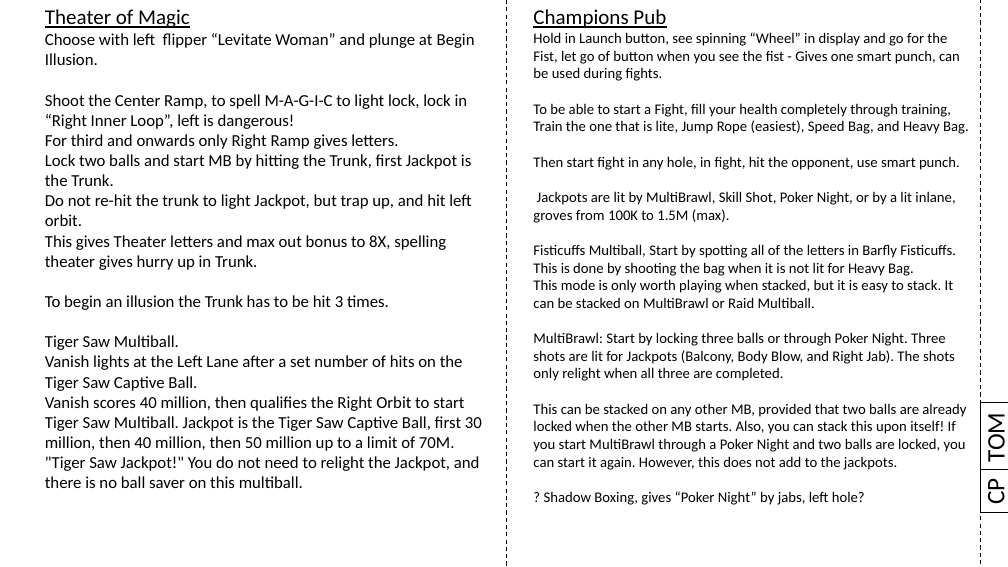
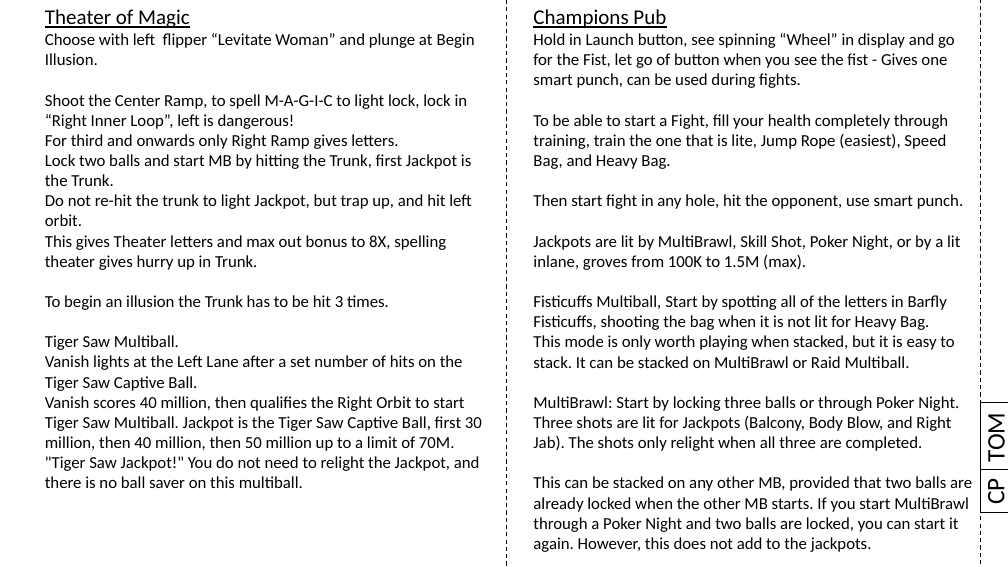
Before and after one commit to karstenbolge/PB, a slide deck: slide 23 of PB.pptx. Drawn at 1008x567 pixels with LibreOffice and Linux fonts; fonts in the diff are those of the drawing. Boxes give left, top, right and bottom in pixels: in the first picture for what was removed or moved away, otherwise in the second. Text is boxed around its words. In the diff, an @@ line names an element or a change of style, - is before the commit and + after.

Commit message:
Added

```diff
--- a/PB.pptx
+++ b/PB.pptx
@@ text at box(533, 33, 960, 451): size 14 to 16 pt in "Hold in Launch button, see spinning “Wheel” ...", "Jackpots are lit by MultiBrawl, Skill Shot, ...", "This mode is only worth playing when ...", "MultiBrawl: Start by locking three balls or ..." @@
@@ text at box(533, 114, 963, 209): text changed; size 14 to 16 pt @@
-To be able to start a Fight, fill your health completely through training,
-Train the one that is lite, Jump Rope (easiest), Speed Bag, and Heavy Bag.
-Then start fight in any hole, in fight, hit the opponent, use smart punch.
+To be able to start a Fight, fill your health completely through training, train the one that is lite, Jump Rope (easiest), Speed Bag, and Heavy Bag.
+Then start fight in any hole, hit the opponent, use smart punch.
@@ text at box(533, 295, 947, 330): text changed; size 14 to 16 pt @@
-Fisticuffs Multiball, Start by spotting all of the letters in Barfly Fisticuffs. This is done by shooting the bag when it is not lit for Heavy Bag.
+Fisticuffs Multiball, Start by spotting all of the letters in Barfly Fisticuffs, shooting the bag when it is not lit for Heavy Bag.
@@ text at box(533, 476, 972, 552): text changed; size 14 to 16 pt @@
-This can be stacked on any other MB, provided that two balls are already locked when the other MB starts. Also, you can stack this upon itself! If you start MultiBrawl through a Poker Night and two balls are locked, you can start it again. However, this does not add to the jackpots.
-? Shadow Boxing, gives “Poker Night” by jabs, left hole?
+This can be stacked on any other MB, provided that two balls are already locked when the other MB starts. If you start MultiBrawl through a Poker Night and two balls are locked, you can start it again. However, this does not add to the jackpots.
```
Also in this commit, not shown: 8 other slides changed, 1 slide added.
